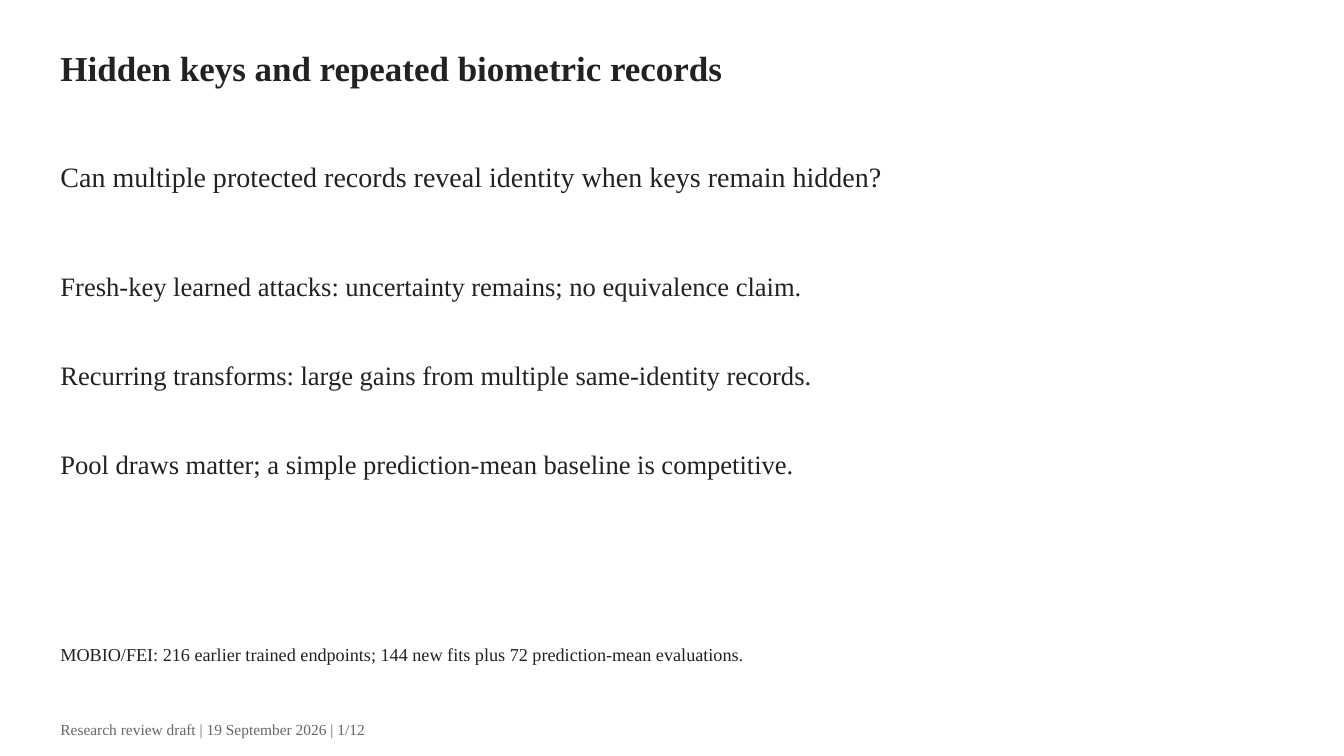
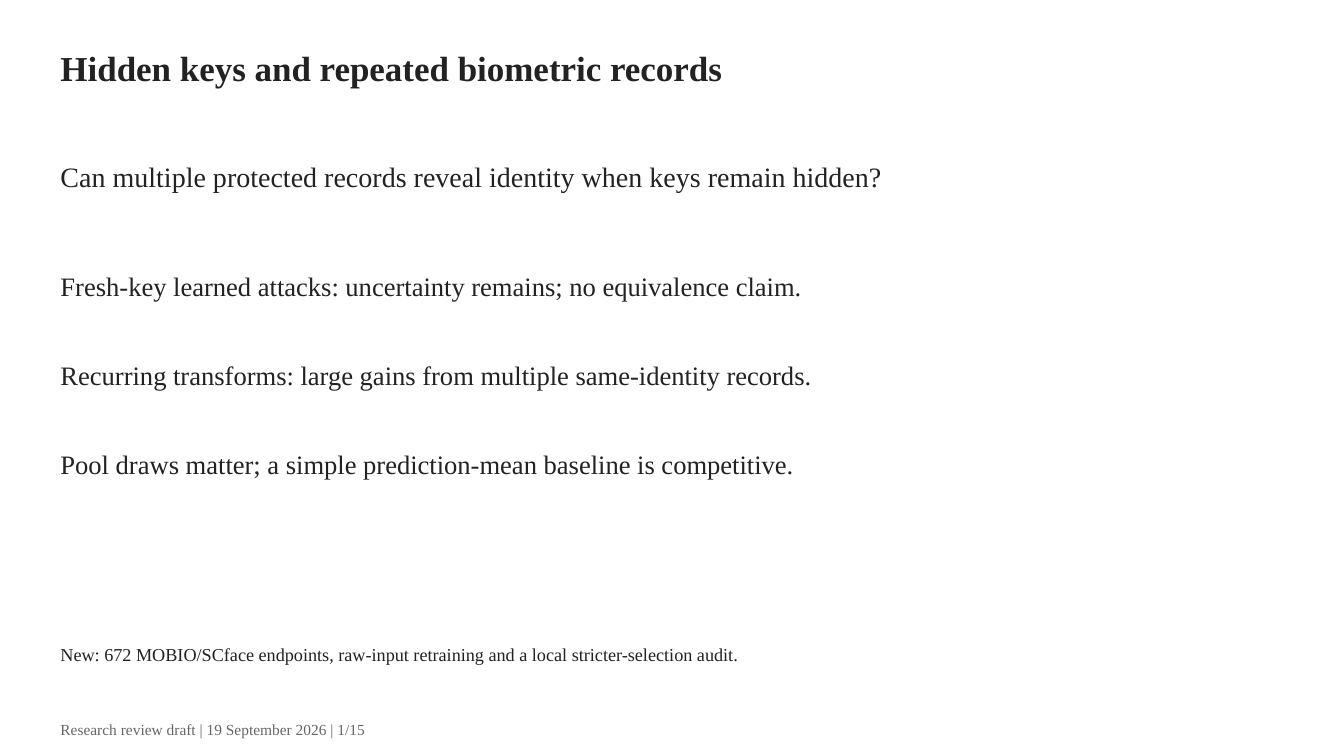
Before and after one commit to gigioneggiando/biometric-template-leakage, a slide deck: slide 1 of reports/slides/research_review.pptx. Drawn at 1344x756 pixels with LibreOffice and Linux fonts; fonts in the diff are those of the drawing. Boxes give left, top, right and bottom in pixels: in the first picture for what was removed or moved away, otherwise in the second. Text is boxed around its words. In the diff, an @@ line names an element or a change of style, - is before the commit and + after.

```diff
--- a/reports/slides/research_review.pptx
+++ b/reports/slides/research_review.pptx
@@ text at bbox=[60, 648, 738, 665]: text changed @@
-MOBIO/FEI: 216 earlier trained endpoints; 144 new fits plus 72 prediction-mean evaluations.
+New: 672 MOBIO/SCface endpoints, raw-input retraining and a local stricter-selection audit.
@@ text at bbox=[60, 724, 364, 739]: text changed @@
-Research review draft | 19 September 2026 | 1/12
+Research review draft | 19 September 2026 | 1/15
```
Also in this commit, not shown: 11 other slides changed, 3 slides added, 26 other files.
